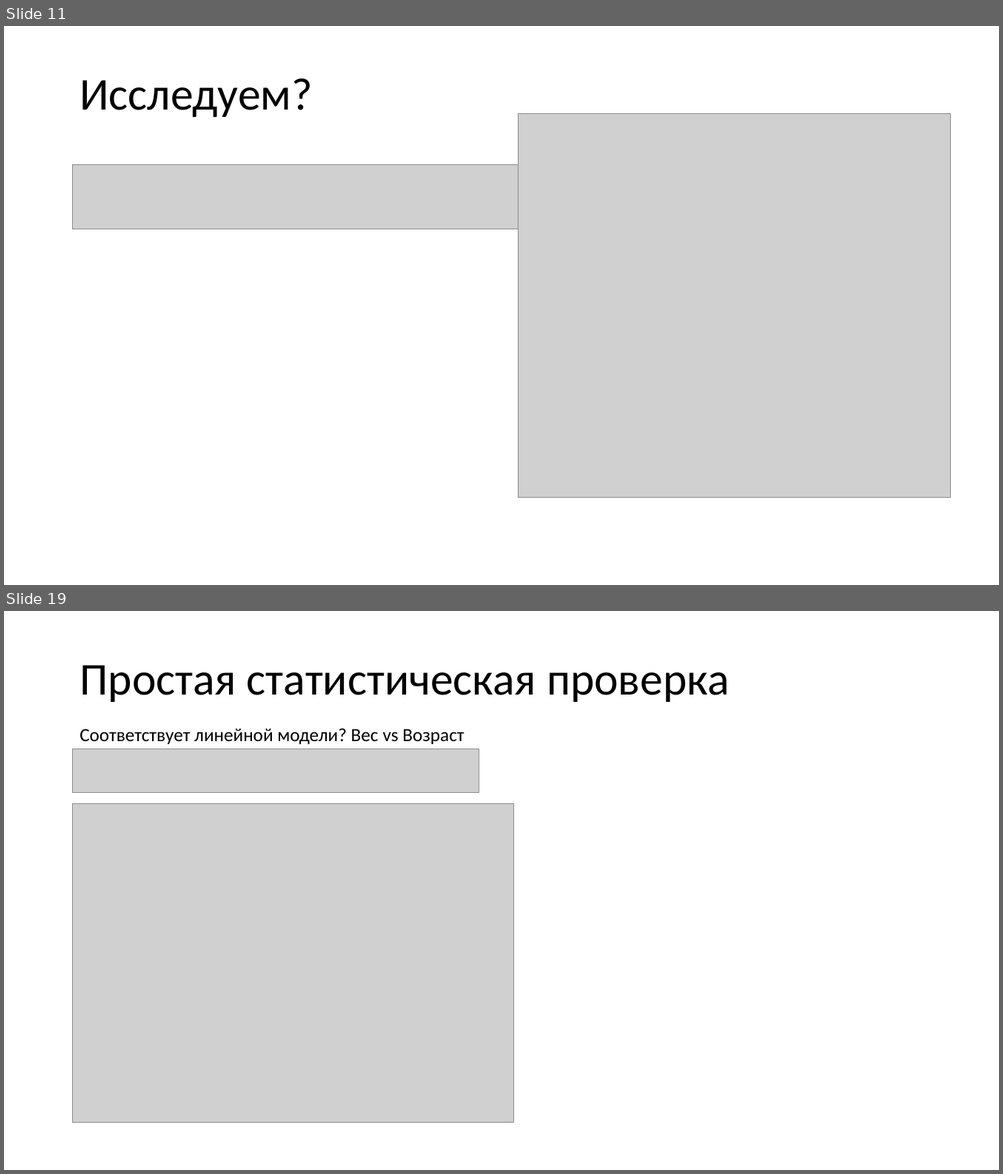
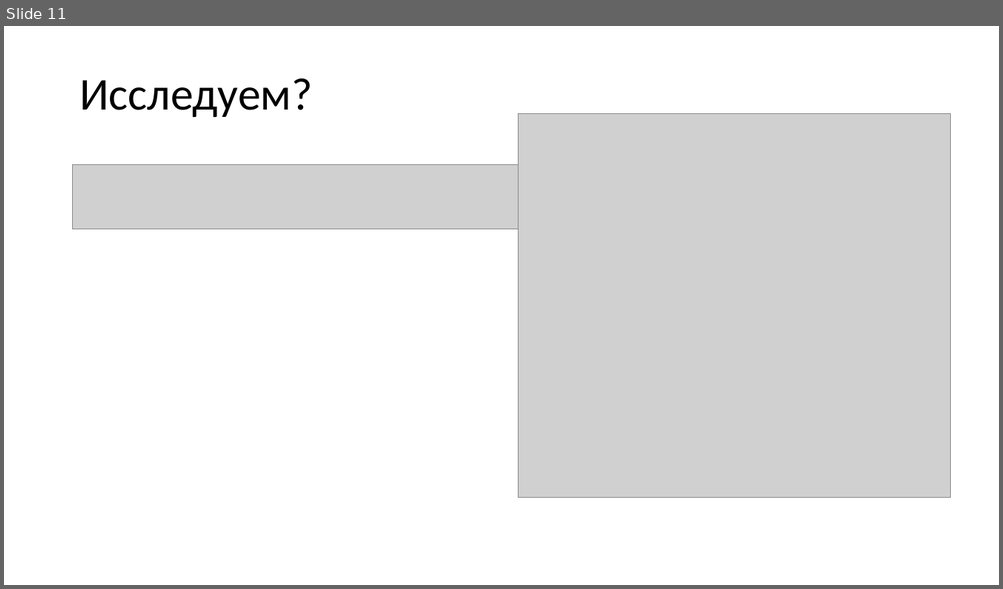
Before and after one commit to imhouston/MD-DA-2017, a slide deck: 5.1 Анализ данных. Многомерье. Начало.pptx. Shown one above the other, each under a label of ours: slides 11 and 19 before the commit, slide 11 after it; the slides between them are not shown. The pictures are 1003x1174 and 1003x589 pixels, drawn with LibreOffice and Linux fonts; fonts in the diff are those of the drawing; grey boxes stand for pictures. Boxes give left, top, right and bottom in pixels: in the first picture for what was removed or moved away, otherwise in the second. Text is boxed around its words. In the diff, an @@ line names an element or a change of style, - is before the commit and + after.

```diff
--- a/5.1 Анализ данных. Многомерье. Начало.pptx
+++ b/5.1 Анализ данных. Многомерье. Начало.pptx
@@ slide 19 removed at bbox=[4, 611, 999, 1170], background #FFFFFF @@
@@ title removed at bbox=[79, 665, 728, 702] @@
-Простая статистическая проверка
@@ text removed at bbox=[79, 728, 464, 744] @@
-Соответствует линейной модели? Вес vs Возраст
@@ picture removed at bbox=[73, 749, 479, 792] @@
@@ picture removed at bbox=[73, 804, 515, 1123] @@
```
Also in this commit, not shown: 3 slides changed, 6 slides added, 17 other slides removed, 2 other files.
